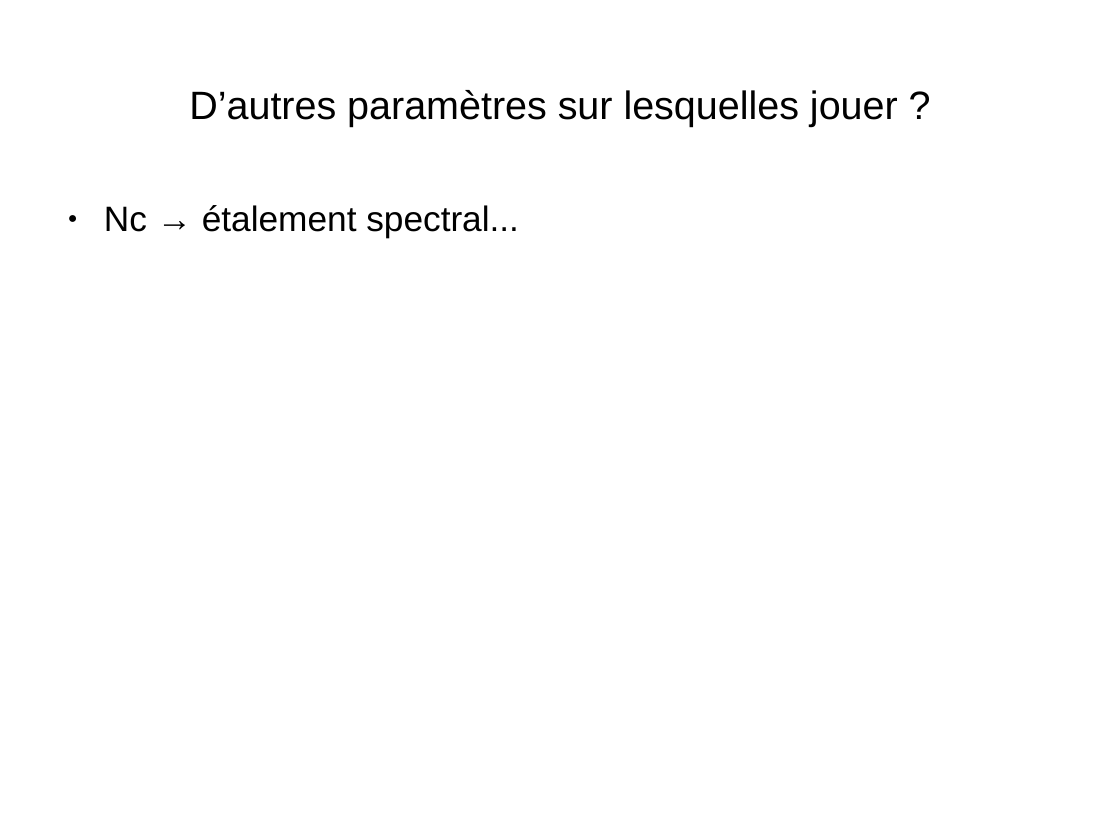
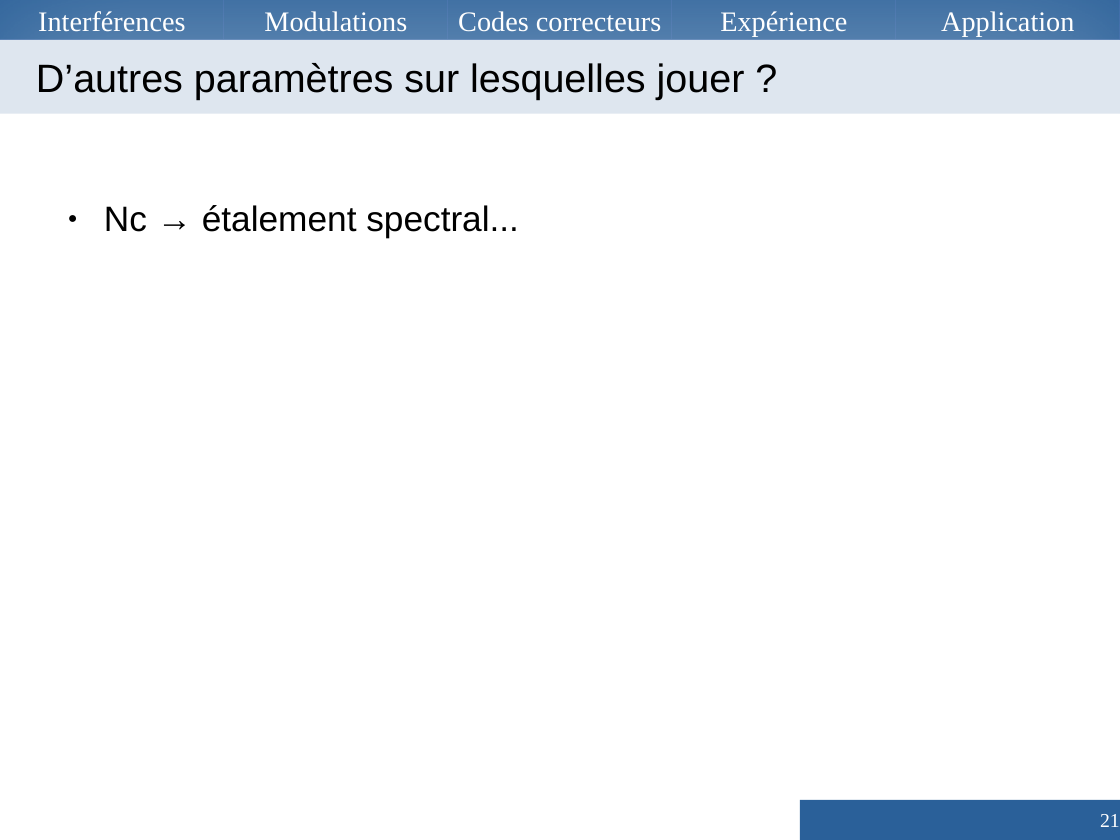
Before and after one commit to Vzrod/tipe, a slide deck: slide 21 of TIPE.odp. Drawn at 1120x840 pixels with LibreOffice and Linux fonts; fonts in the diff are those of the drawing. Boxes give left, top, right and bottom in pixels: in the first picture for what was removed or moved away, otherwise in the second. Text is boxed around its words. In the diff, an @@ line names an element or a change of style, - is before the commit and + after.

```diff
--- a/TIPE.odp
+++ b/TIPE.odp
@@ rectangle added at <box>0,0,224,40</box>, fill #2A6099, outline #3465A4 0 pt, 20 pt, text #FFFFFF @@
+Interférences
@@ rectangle added at <box>224,0,447,40</box>, fill #2A6099, outline #3465A4 0 pt, 20 pt, text #FFFFFF @@
+Modulations
@@ rectangle added at <box>448,0,672,40</box>, fill #2A6099, outline #3465A4 0 pt, 20 pt, text #FFFFFF @@
+Codes correcteurs
@@ rectangle added at <box>672,0,895,40</box>, fill #2A6099, outline #3465A4 0 pt, 20 pt, text #FFFFFF @@
+Expérience
@@ rectangle added at <box>896,0,1120,40</box>, fill #2A6099, outline #3465A4 0 pt, 20 pt, text #FFFFFF @@
+Application
@@ title "D’autres paramètres sur lesquelles jouer ...": place and size @@
-title "D’autres paramètres sur lesquelles jouer ..." at <box>189,90,898,127</box>
+title "D’autres paramètres sur lesquelles jouer ..." at <box>0,40,1120,114</box>
@@ title "D’autres paramètres sur lesquelles jouer ..." at <box>0,40,1120,114</box>: alignment centre to left; indent changed; fill none to #DEE6EF; shadow on @@
@@ page number added at <box>800,800,1120,839</box>, fill #2A6099, 14 pt, text #FFFFFF @@
+21
```
Also in this commit, not shown: 21 other slides changed, 2 slides added, 2 slides removed, 7 other files.
